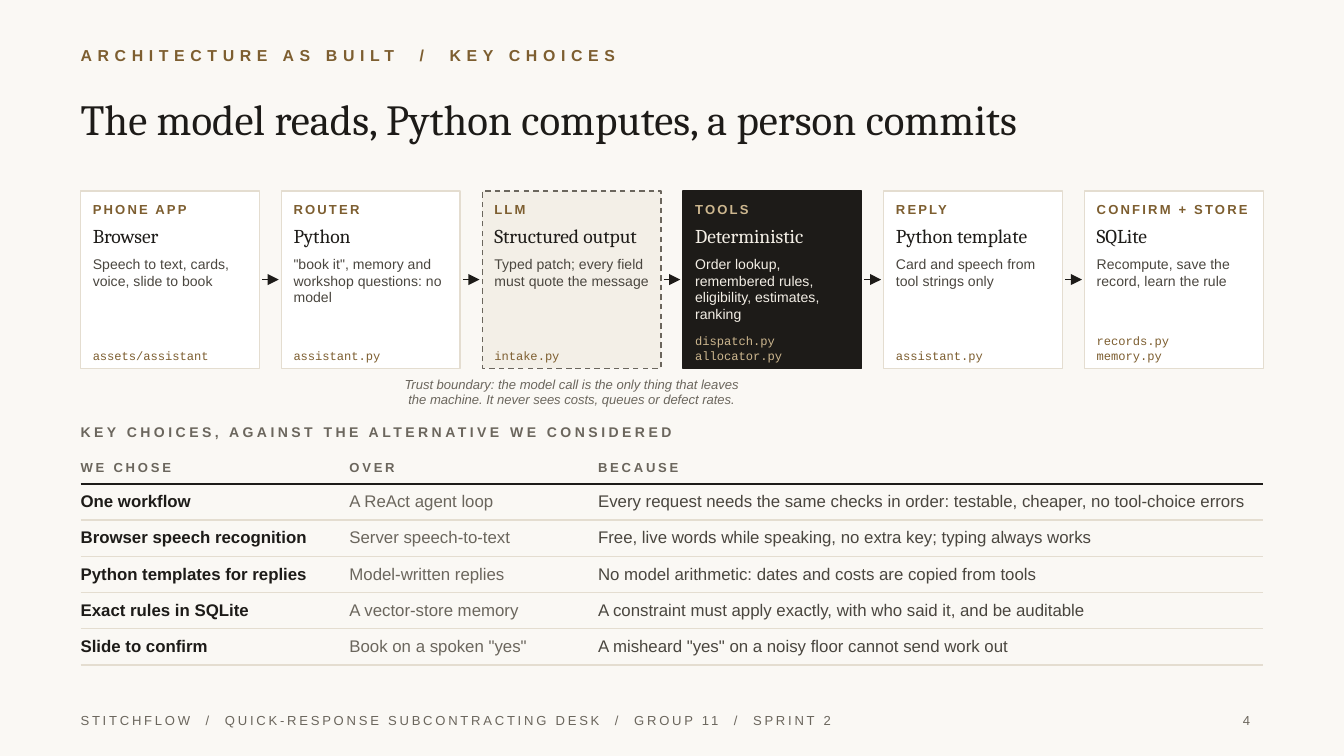
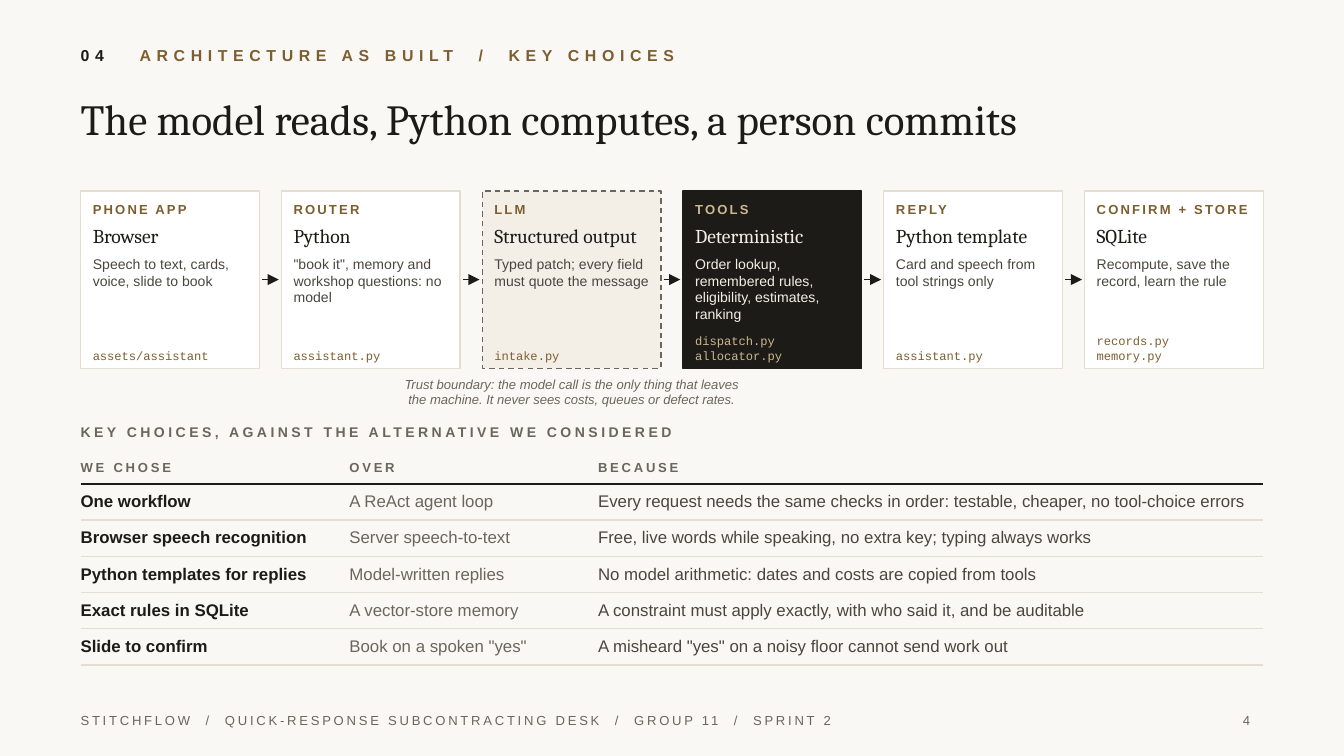
Before and after one commit to JoshuaGloor/dss5105-capstone-project, a slide deck: slide 4 of docs/slides/Presentation_Group11_Sprint2.pptx. Drawn at 1344x756 pixels with LibreOffice and Linux fonts; fonts in the diff are those of the drawing. Boxes give left, top, right and bottom in pixels: in the first picture for what was removed or moved away, otherwise in the second. Text is boxed around its words. In the diff, an @@ line names an element or a change of style, - is before the commit and + after.

```diff
--- a/docs/slides/Presentation_Group11_Sprint2.pptx
+++ b/docs/slides/Presentation_Group11_Sprint2.pptx
@@ text at (x1=81, y1=50, x2=674, y2=61): text changed @@
-ARCHITECTURE AS BUILT / KEY CHOICES
+04 ARCHITECTURE AS BUILT / KEY CHOICES
```
Also in this commit, not shown: 5 other slides changed, 3 other files.
